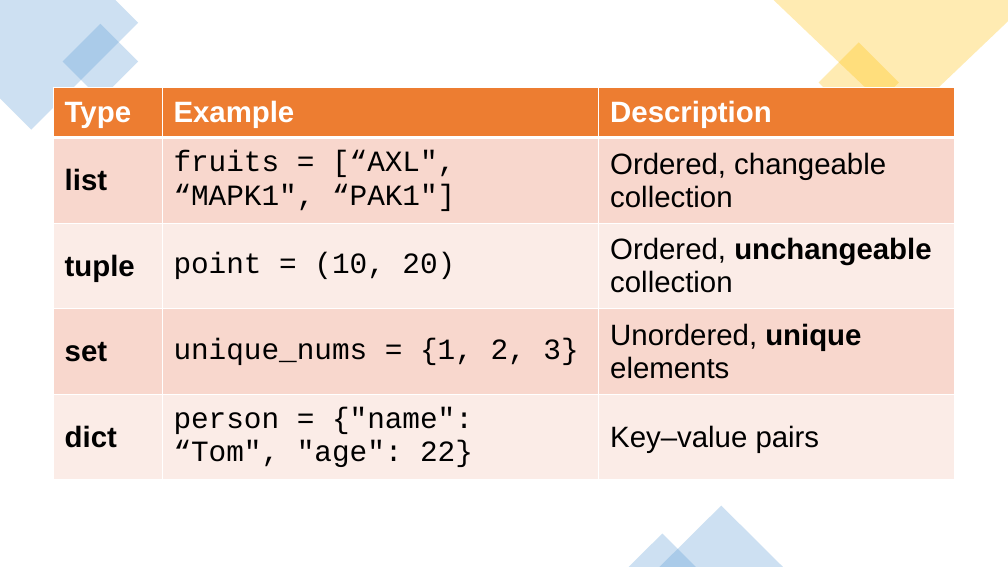
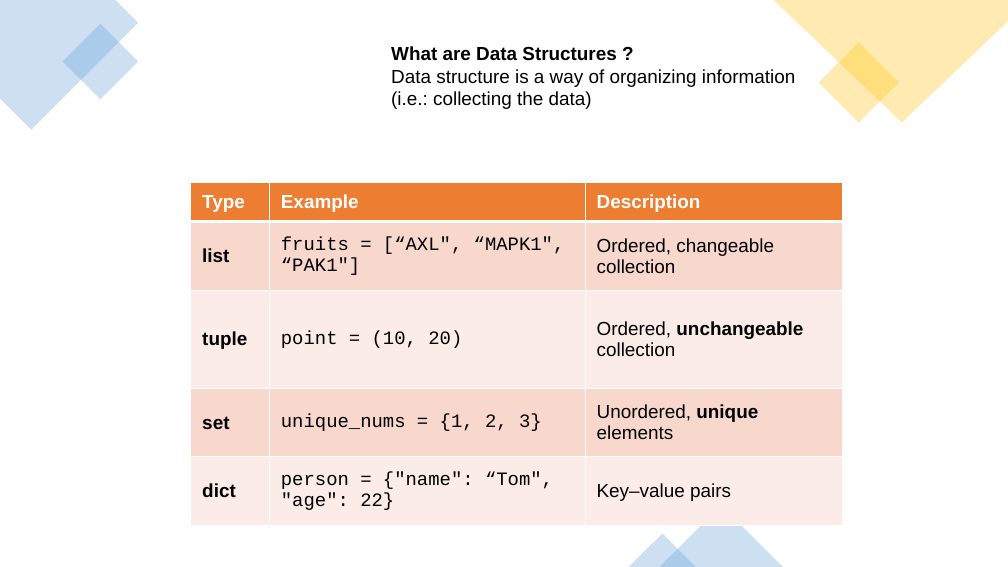
Before and after one commit to Mn-Nisar/Kannur_university_workshop, a slide deck: slide 6 of Python Masterclass.pptx. Drawn at 1008x567 pixels with LibreOffice and Linux fonts; fonts in the diff are those of the drawing. Boxes give left, top, right and bottom in pixels: in the first picture for what was removed or moved away, otherwise in the second. Text is boxed around its words. In the diff, an @@ line names an element or a change of style, - is before the commit and + after.

```diff
--- a/Python Masterclass.pptx
+++ b/Python Masterclass.pptx
@@ text added at (x1=391, y1=46, x2=795, y2=109), 18 pt, text #000000 @@
+What are Data Structures ?
+Data structure is a way of organizing information
+(i.e.: collecting the data)
@@ table at (x1=191, y1=183, x2=843, y2=526) @@
@@ size 28 to 18 pt @@
@@ table resized from (x1=53, y1=87, x2=955, y2=480) to (x1=191, y1=183, x2=843, y2=526) @@
```
Also in this commit, not shown: 3 other slides changed, 2 slides added, 13 other files.
